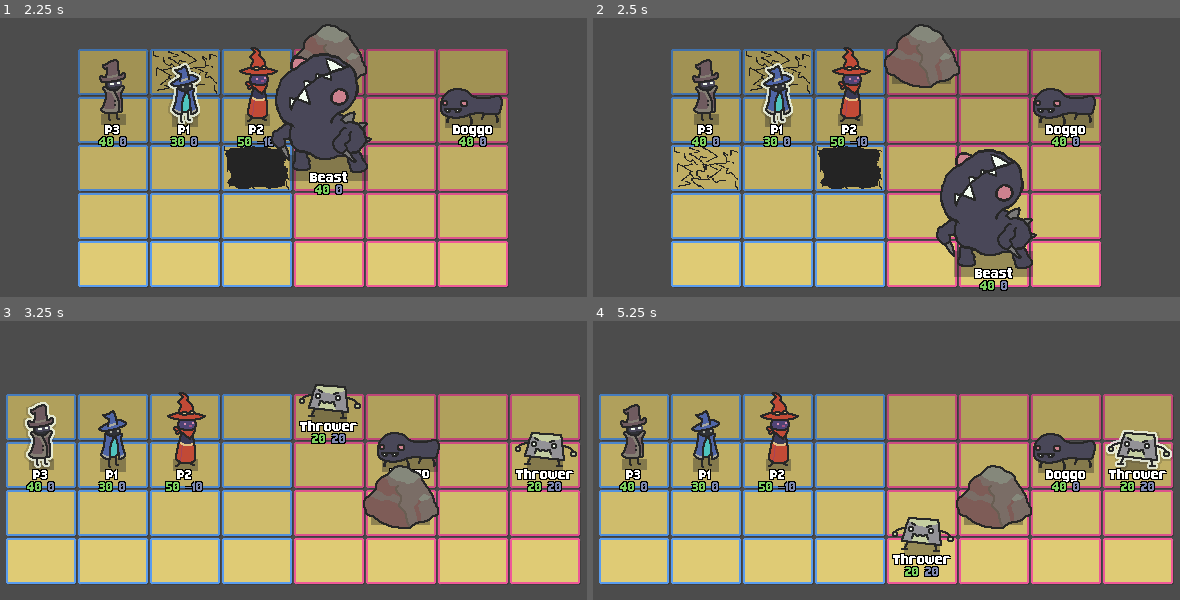
Above: before the commit, frames 1-4 (two rows, left to right).
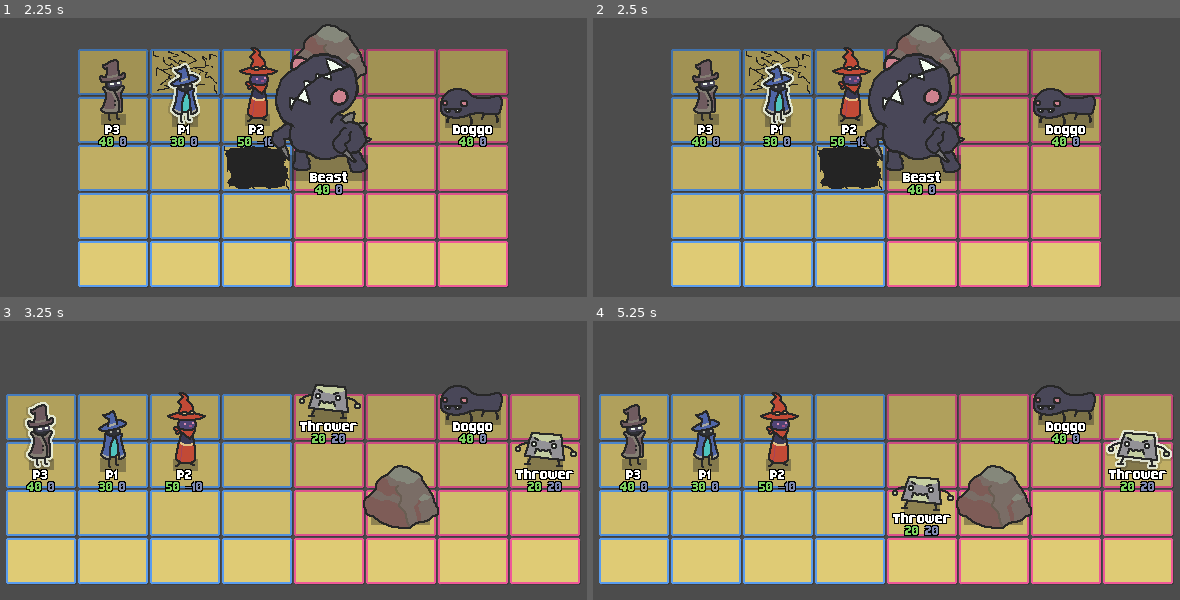
Above: after the commit, the same moments.

Repository: jakefriend-dev/Strata-G
Game: Godot game, scene res://combat/framing/BattleField.tscn
The game is run twice, just before and just after one commit, with the same random seed, the same clock (stepped at 60 frames per second) and the same inputs.
Inputs:
- Up to frame 1 (2.25 s): tap Enter (player_complete) at 0.5, 2 s; hold D (player_move_right) 0.53-1.28 s; tap 3 (dev_3) at 0.6, 1.55 s; tap 4 (dev_4) at 0.8, 1.35 s; tap Space at 1.25 s; hold S (player_move_down) 1.28-2.03 s; hold D (player_move_right) from 2.03 s (still down); tap 1 (dev_1) at 2.1 s
- Up to frame 2 (2.5 s): keep holding D (player_move_right); tap 4 (dev_4) at 2.3 s
- Up to frame 3 (3.25 s): tap Space at 2.75 s; release D (player_move_right) at 2.78 s; hold W (player_move_up) from 2.78 s (still down); tap 2 (dev_2) at 2.85 s; tap 3 (dev_3) at 3.05 s
- Up to frame 4 (5.25 s): release W (player_move_up) at 3.53 s; hold A (player_move_left) 3.53-5.03 s; tap 3 (dev_3) at 3.6, 4.55 s; tap 4 (dev_4) at 3.8, 4.35 s; tap Enter (player_complete) at 4.25, 5.1 s; hold S (player_move_down) from 5.03 s (still down)

Frame 1 is identical in both runs. In frame 2, 12% of the frame differs, in the area x 13-76%, y 12-98%; in frame 3, 2.7%; in frame 4, 5.5%.
Error in both runs: Left operand of 'is' was already freed. (res://src/masters/_ActionLib.gd:69)

Commit message:
Prepping for adjustment to Doggo code on redone action system

Diff:
--- a/GodotRoot/src/actors/Beast.gd
+++ b/GodotRoot/src/actors/Beast.gd
@@ -12,7 +12,7 @@
 	set_up_next_turn()
 	pass
 
-func ready_turn_actions():
+func begin_turn():
 	var start_position: Vector2 = coord
 
 	match telegraphed_move:
--- a/GodotRoot/src/actors/Doggo.gd
+++ b/GodotRoot/src/actors/Doggo.gd
@@ -16,7 +16,66 @@
 ##	print(act.actionlog)
 #	pass
 
-func ready_turn_actions():
+func begin_turn():
+	# First: If we already have a viable victim, don't bother moving up or down
+	if check_for_victim():
+		return
+
+	# No victim? Check if we can vertmove (prioritizing your logged movedir)
+	if last_movedir_y == 0: last_movedir_y = utils.negchance_int()
+	var can_move_vert: bool = true
+	var movedir: Vector2 = Vector2(0, last_movedir_y)
+
+	if !act.can_move_relative_vector(self, movedir): # If you can't move your preferred way, flip!
+		last_movedir_y *= -1
+		movedir = Vector2(0, last_movedir_y)
+		if !act.can_move_relative_vector(self, movedir):
+			can_move_vert = false
+
+	# If vertmove is possible, do that! Then victimcheck again
+	if can_move_vert:
+		act.prep_relative_move(self, movedir)
+		print("Moving up and down to seek a target...")
+		check_for_victim()
+		return
+
+	# If we CAN'T move up or down, move forward or back (at random) if able, then end your turn
+	var moptions: Array = act.vet_move_targetset(self, [Vector2.LEFT, Vector2.RIGHT])
+	if moptions.empty():
+		print(name,": Can't do anything; skip!")
+		act.skip_turn(self)
+	else:
+		moptions.shuffle()
+		act.prep_relative_move(self, moptions[0])
+		print(name,": Moving left/right because couldn't move up/down")
+		act.start_action_queue(self)
+	pass
+
+func check_for_victim() -> bool:
+	var victim: Actor = act.find_first_actor_in_dir(coord, Vector2.LEFT)
+	if victim != null:
+		if victim.faction == factions.PLAYER:
+			set_up_attack(victim)
+			return true
+	return false
+	pass
+
+func set_up_attack(victim: Actor): # Handles the 'charge and bite OR just bite' stuff
+	var need_to_charge: bool = victim.coord != (coord + Vector2.LEFT)
+
+	if need_to_charge:
+		print("Charging to bite target!")
+		act.prep_relative_move(self, Vector2.LEFT, true, true, true)
+	else:
+		print("Biting target (no need to charge)")
+	act.prep_simple_attack(self, false, false)
+	if need_to_charge:
+		act.prep_relative_move(self, Vector2.RIGHT, true, false, true)
+	print(name,": Can attack at start of turn, so simply doing so!")
+	act.start_action_queue(self)
+	pass
+
+func begin_turn_OLD():
 	# First: If we already have a viable enemy target, skip right to the attack without moving
 	var victim: Actor = act.find_first_PC_in_dir(coord, Vector2.LEFT)
 	if victim != null:
--- a/GodotRoot/src/actors/key_components/Actor.gd
+++ b/GodotRoot/src/actors/key_components/Actor.gd
@@ -107,6 +107,12 @@
 
 	return initset
 
+func end_turn():
+
+	pass
+
+# ---
+
 func update_bui():
 	if faction == batman.factions.PLAYER:
 		is_facing_left = false
--- a/GodotRoot/src/masters/_ActionLib.gd
+++ b/GodotRoot/src/masters/_ActionLib.gd
@@ -481,6 +481,7 @@
 	return true
 	pass
 
+# This returns null if the first actor is not a PC - can't see "over" enemies or rocks! Warning!
 func find_first_PC_in_dir(og_coord: Vector2, dir: Vector2) -> Actor:
 	var result: Actor = find_first_actor_in_dir(og_coord, dir)
 	if result != null:
--- a/GodotRoot/src/masters/_BattleMgr.gd
+++ b/GodotRoot/src/masters/_BattleMgr.gd
@@ -142,18 +142,18 @@
 		multi_input_lock = true
 		test_new_combat("2")
 		return
-	if Input.is_action_just_pressed("dev_3"):
-		multi_input_lock = true
-		var doggo: Actor = act.get_first_actor_by_name("Doggo")
-		if doggo == null: return
-		doggo.ready_turn_actions()
-		return
-	if Input.is_action_just_pressed("dev_4"):
-		multi_input_lock = true
-		var beast: Actor = act.get_first_actor_by_name("Beast")
-		if beast == null: return
-		beast.ready_turn_actions()
-		return
+#	if Input.is_action_just_pressed("dev_3"):
+#		multi_input_lock = true
+#		var doggo: Actor = act.get_first_actor_by_name("Doggo")
+#		if doggo == null: return
+#		doggo.ready_turn_actions()
+#		return
+#	if Input.is_action_just_pressed("dev_4"):
+#		multi_input_lock = true
+#		var beast: Actor = act.get_first_actor_by_name("Beast")
+#		if beast == null: return
+#		beast.ready_turn_actions()
+#		return
 
 	if battle_details.empty(): return
 #	if !can_player_input(): return
